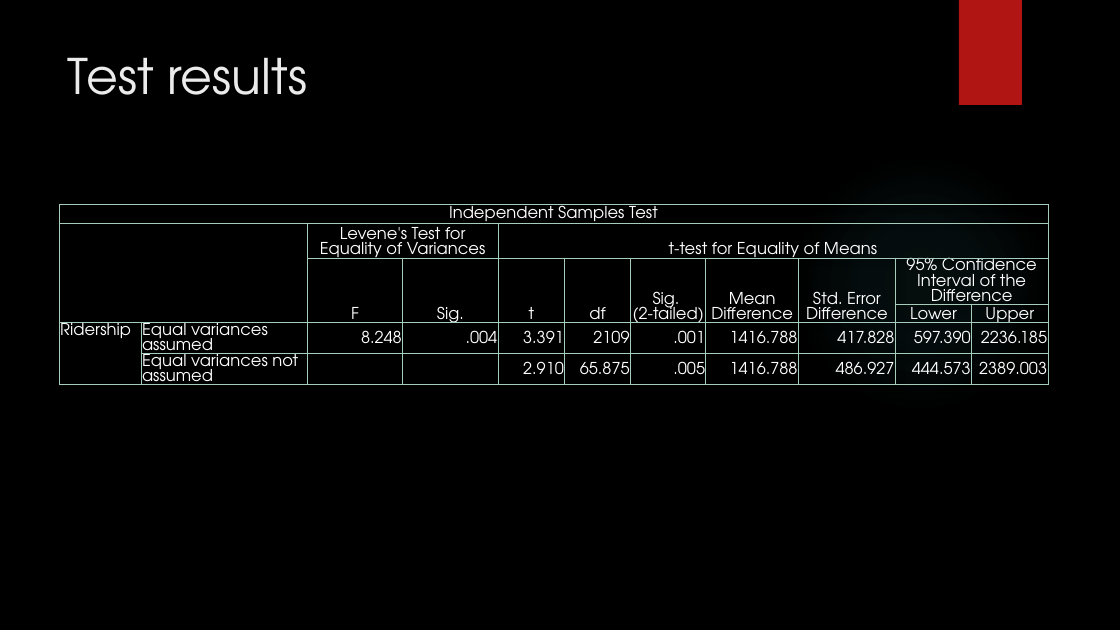
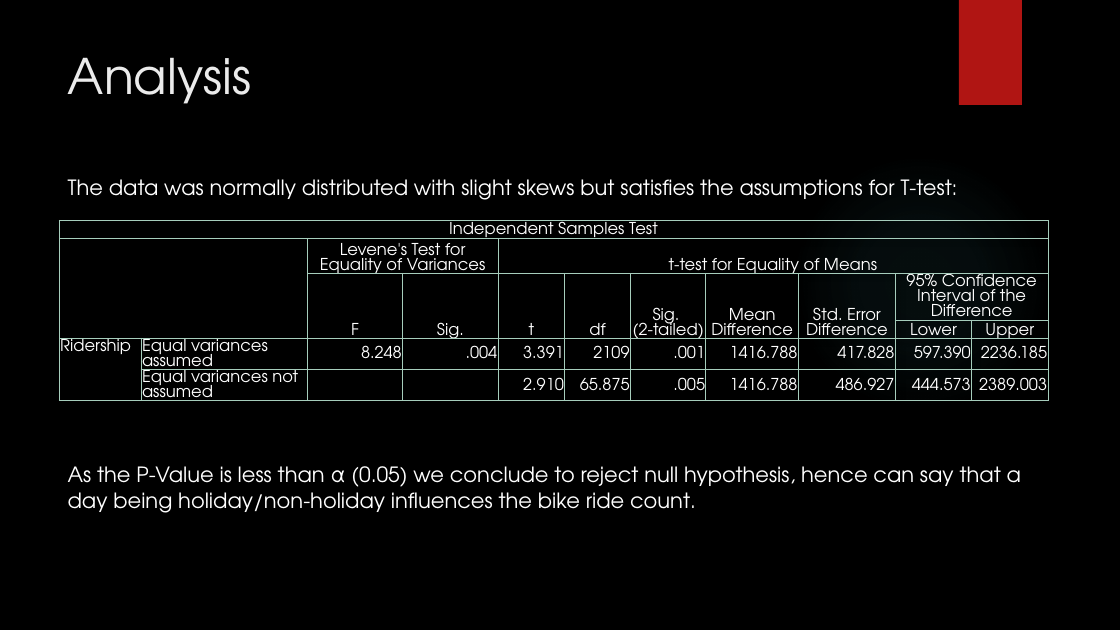
Before and after one commit to AniKarenina/INFM600_Fabulous, a slide deck: slide 15 of INFM600_0201_Fabulous_Presentation/INFM600_0201_Fabulous_Projet_Presentation.pptx (slide 16 before the commit). Drawn at 1120x630 pixels with LibreOffice and Linux fonts; fonts in the diff are those of the drawing; background and template pictures are left out. Boxes give left, top, right and bottom in pixels: in the first picture for what was removed or moved away, otherwise in the second. Text is boxed around its words. In the diff, an @@ line names an element or a change of style, - is before the commit and + after.

```diff
--- a/INFM600_0201_Fabulous_Presentation/INFM600_0201_Fabulous_Projet_Presentation.pptx
+++ b/INFM600_0201_Fabulous_Presentation/INFM600_0201_Fabulous_Projet_Presentation.pptx
@@ title at (x1=68, y1=57, x2=252, y2=104): text changed @@
-Test results
+Analysis
@@ text added at (x1=68, y1=179, x2=958, y2=200), 18 pt, text #FFFFFF @@
+The data was normally distributed with slight skews but satisfies the assumptions for T-test:
@@ table moved from (x1=60, y1=205, x2=1049, y2=426) to (x1=60, y1=220, x2=1049, y2=441) @@
@@ text added at (x1=68, y1=466, x2=1021, y2=513), 18 pt, text #FFFFFF @@
+As the P-Value is less than α (0.05) we conclude to reject null hypothesis, hence can say that a day being holiday/non-holiday influences the bike ride count.
```
Also in this commit, not shown: 4 other slides changed, 5 slides added, 1 slide removed.
